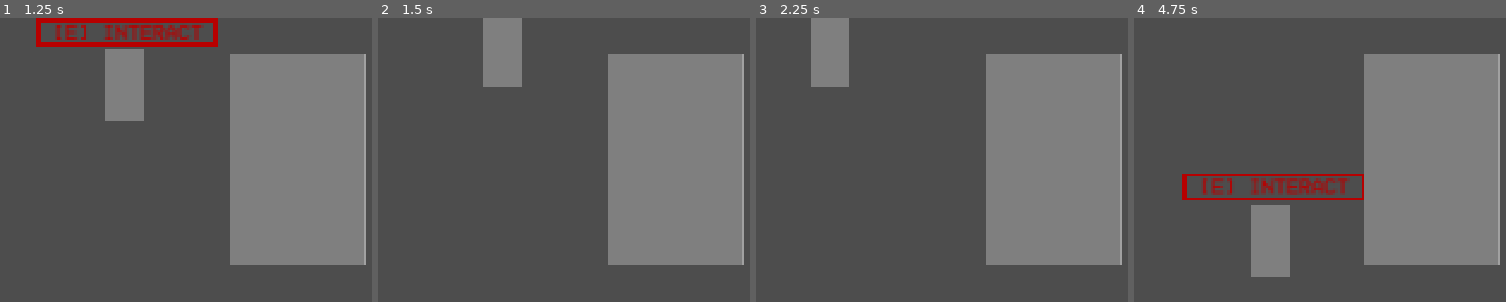
Above: before the commit, frames 1-4 (left to right).
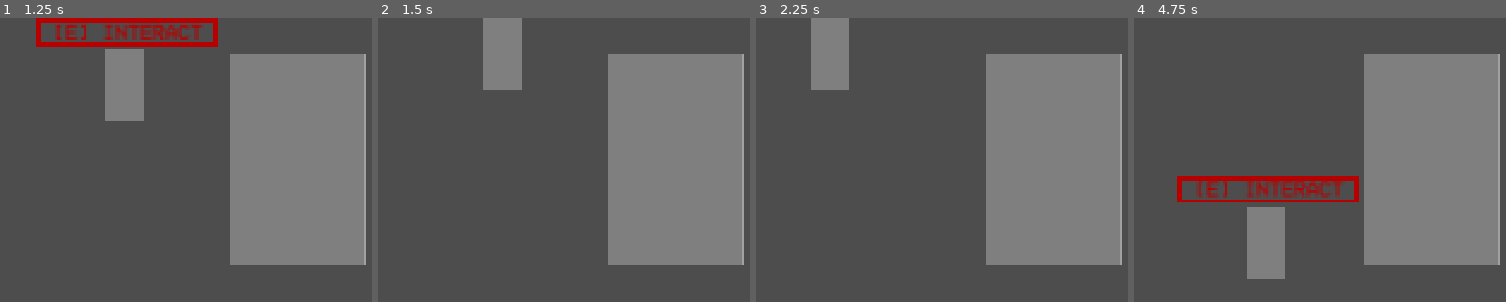
Above: after the commit, the same moments.

Repository: bruttosozial/FoundAndLost
Game: Godot game, scene res://Scenes/main.tscn
The game is run twice, just before and just after one commit, with the same random seed, the same clock (stepped at 60 frames per second) and the same inputs. The engine's default icon, where the game draws it, is replaced by a stand-in: a white triangle on a blue panel in a dark square.
Inputs:
- Up to frame 1 (1.25 s): tap Enter at 0.5 s; hold Up (ui_up) from 0.53 s (still down); tap E (interact) at 0.6 s
- Up to frame 2 (1.5 s): keep holding Up (ui_up); tap E (interact) at 1.35 s
- Up to frame 3 (2.25 s): tap Space at 2 s; release Up (ui_up) at 2.03 s; hold Left (ui_left) from 2.03 s (still down); tap E (interact) at 2.1 s
- Up to frame 4 (4.75 s): tap Enter at 2.75 s; tap E (interact) at 2.85, 3.6, 4.35 s; tap Space at 3.5 s; release Left (ui_left) at 3.53 s; hold Down (ui_down) 3.53-4.28 s; hold Right (ui_right) from 4.28 s (still down)

Frame 1 is identical in both runs. In frame 2, 0.1% of the frame differs, in the area x 28-39%, y 24-26%; in frame 3, 0.1%; in frame 4, 4.2%, in the area x 11-62%, y 54-92%.

Commit message:
fix: adjust boundaries

Diff:
--- a/Scenes/main.tscn
+++ b/Scenes/main.tscn
@@ -33,34 +33,33 @@
 position = Vector2(155, 578)
 
 [node name="firstPerspective" parent="." unique_id=1024044903 instance=ExtResource("3_jjvhh")]
-position = Vector2(-6, -7)
+position = Vector2(-16, -8)
 script = ExtResource("4_21xkr")
 
 [node name="secondPerspective" parent="." unique_id=1767435977 instance=ExtResource("3_jjvhh")]
-position = Vector2(946, 543)
+position = Vector2(944, 536)
 script = ExtResource("5_344ge")
 
 [node name="thirdPerspective" parent="." unique_id=203502483 instance=ExtResource("3_jjvhh")]
-position = Vector2(-15, 541)
+position = Vector2(-16, 536)
 script = ExtResource("6_ynf5e")
 
 [node name="fourthPerspective" parent="." unique_id=1769204779 instance=ExtResource("3_jjvhh")]
-position = Vector2(947, 4)
+position = Vector2(944, -8)
 script = ExtResource("7_hptm8")
 
 [node name="Boundary" parent="." unique_id=235025924 instance=ExtResource("9_ynf5e")]
-position = Vector2(-8, -3)
 
 [node name="Boundary3" parent="." unique_id=87306768 instance=ExtResource("9_ynf5e")]
-position = Vector2(11, -161)
+position = Vector2(5, -161)
 rotation = 1.5707964
 
 [node name="Boundary4" parent="." unique_id=392623354 instance=ExtResource("9_ynf5e")]
-position = Vector2(1908, -103)
+position = Vector2(1900, -100)
 rotation = 1.5707964
 
 [node name="Boundary2" parent="." unique_id=453792594 instance=ExtResource("9_ynf5e")]
-position = Vector2(-78, 1096)
+position = Vector2(-78, 1078)
 
 [connection signal="body_entered" from="firstPerspective" to="Skell/transitionCamera" method="_on_first_perspective_body_entered"]
 [connection signal="body_entered" from="secondPerspective" to="Skell/transitionCamera" method="_on_second_perspective_body_entered"]
--- a/project.godot
+++ b/project.godot
@@ -19,6 +19,7 @@
 
 window/size/viewport_width=1920
 window/size/viewport_height=1080
+window/size/mode=3
 window/stretch/mode="canvas_items"
 window/stretch/aspect="expand"
 
